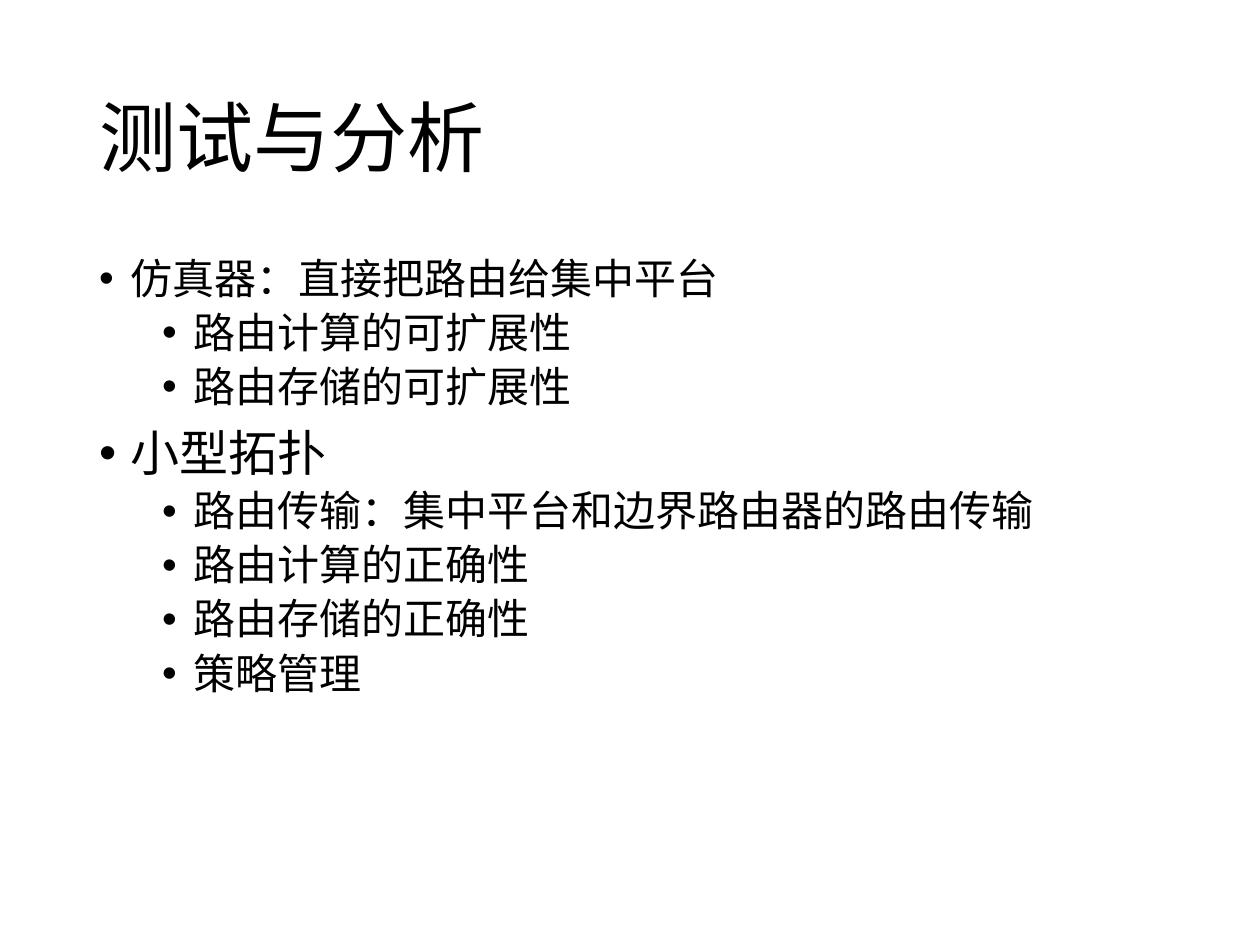
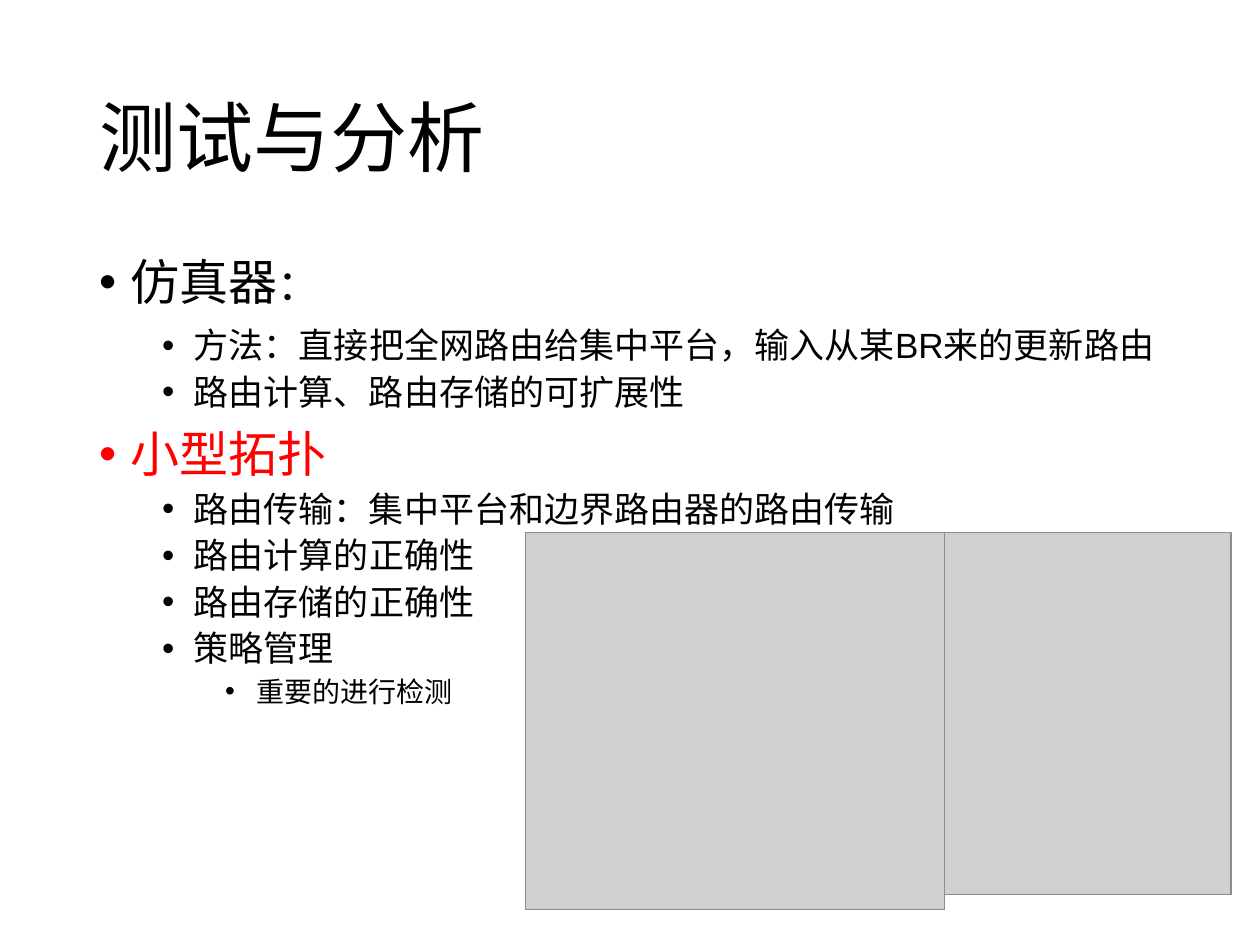
Before and after one commit to wangqing93/ibgp_exp, a slide deck: slide 17 of doc/毕设阶段讨论4.pptx (slide 15 before the commit). Drawn at 1260x945 pixels with LibreOffice and Linux fonts; fonts in the diff are those of the drawing; grey boxes stand for pictures. Boxes give left, top, right and bottom in pixels: in the first picture for what was removed or moved away, otherwise in the second. Text is boxed around its words. In the diff, an @@ line names an element or a change of style, - is before the commit and + after.

```diff
--- a/doc/毕设阶段讨论4.pptx
+++ b/doc/毕设阶段讨论4.pptx
@@ text at [131, 258, 1154, 408]: text changed; size 24 to 20 pt @@
-  • 仿真器：直接把路由给集中平台
-  • 路由计算的可扩展性
-  • 路由存储的可扩展性
+  • 仿真器：
+    • 方法：直接把全网路由给集中平台，输入从某BR来的更新路由
+  • 路由计算、路由存储的可扩展性
@@ text at [131, 430, 895, 664]: text colour #000000 to #FF0000 in "小型拓扑"; size 24 to 20 pt in "路由传输：集中平台和边界路由器的路由传输", "路由计算的正确性", "路由存储的正确性", "策略管理" @@
@@ picture added at [525, 532, 944, 908] @@
@@ picture added at [944, 532, 1231, 895] @@
@@ text at [257, 678, 453, 705]: paragraph added @@
+    • 重要的进行检测
```
Also in this commit, not shown: 8 other slides changed, 4 slides added, 1 other file.
